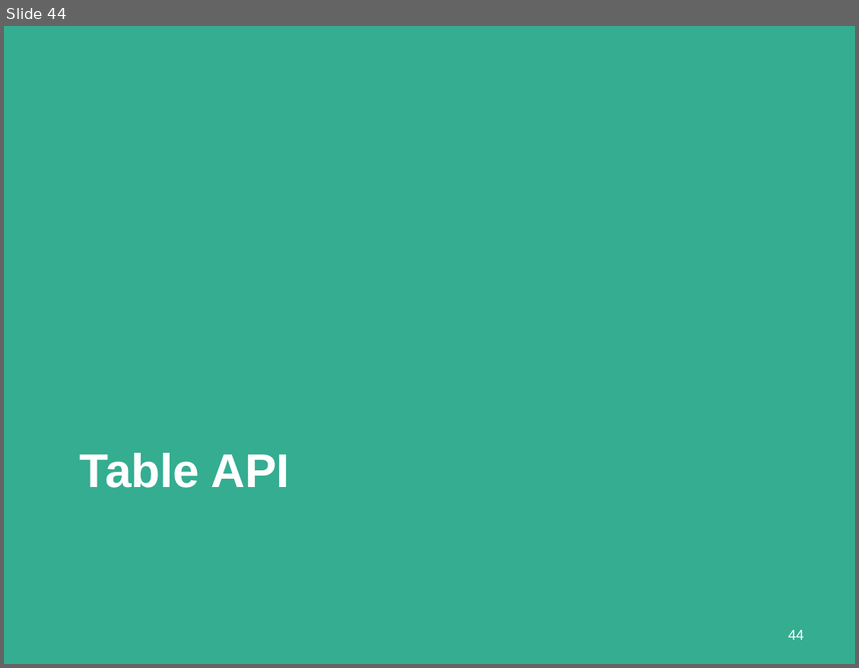
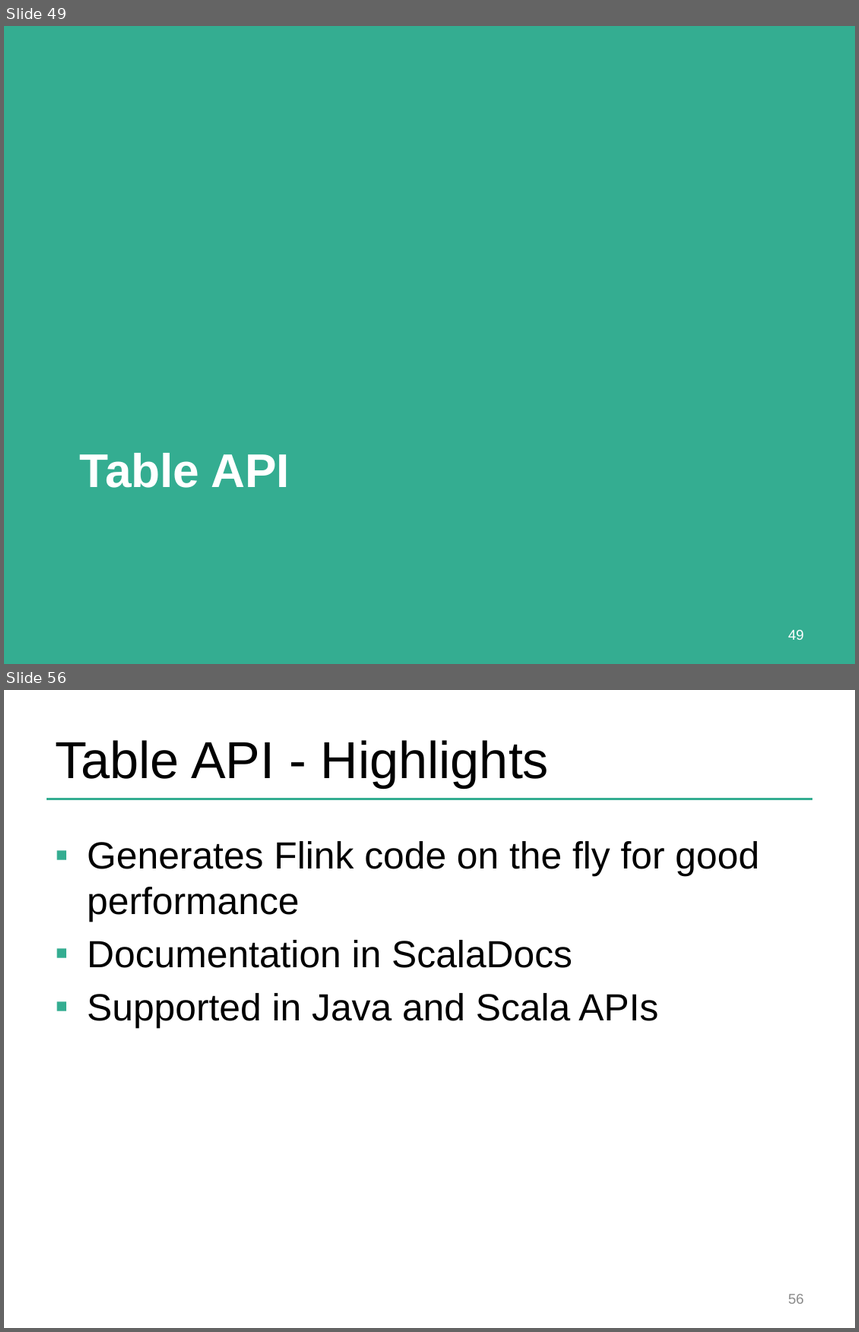
Before and after one commit to dataArtisans/flink-training-web, a slide deck: slides/flink_batch_advanced.pptx. Shown one above the other, each under a label of ours: slide 44 before the commit, slides 49 and 56 after it; the slides between them are not shown. The pictures are 859x668 and 859x1332 pixels, drawn with LibreOffice and Linux fonts; fonts in the diff are those of the drawing; background and template pictures are left out. Boxes give left, top, right and bottom in pixels: in the first picture for what was removed or moved away, otherwise in the second. Text is boxed around its words. In the diff, an @@ line names an element or a change of style, - is before the commit and + after.

```diff
--- a/slides/flink_batch_advanced.pptx
+++ b/slides/flink_batch_advanced.pptx
@@ slide 56 added at (x1=4, y1=690, x2=855, y2=1328), background #FFFFFF @@
@@ title added at (x1=55, y1=740, x2=549, y2=787), 44 pt, text #000000 @@
+Table API - Highlights
@@ line added from (47, 799) to (813, 799), #34AD91 2 pt @@
@@ text added at (x1=87, y1=841, x2=759, y2=1028), 32 pt, text #000000 @@
+▪ Generates Flink code on the fly for good performance
+▪ Documentation in ScalaDocs
+▪ Supported in Java and Scala APIs
@@ page number added at (x1=788, y1=1294, x2=804, y2=1304), 12 pt, text #8C8C8C @@
+56
@@ what was slide 44 is now slide 49 @@
@@ page number at (x1=788, y1=630, x2=804, y2=640): text changed @@
-44
+49
```
Also in this commit, not shown: 2 slides changed, 13 other slides added, 5 slides removed.
